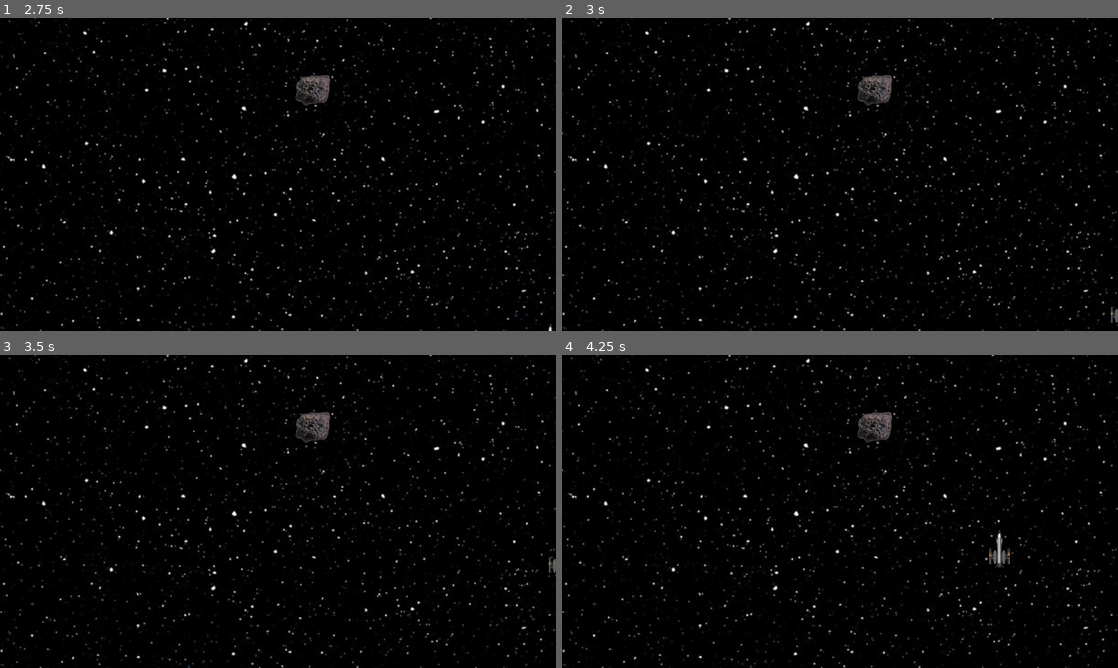
Above: before the commit, frames 1-4 (two rows, left to right).
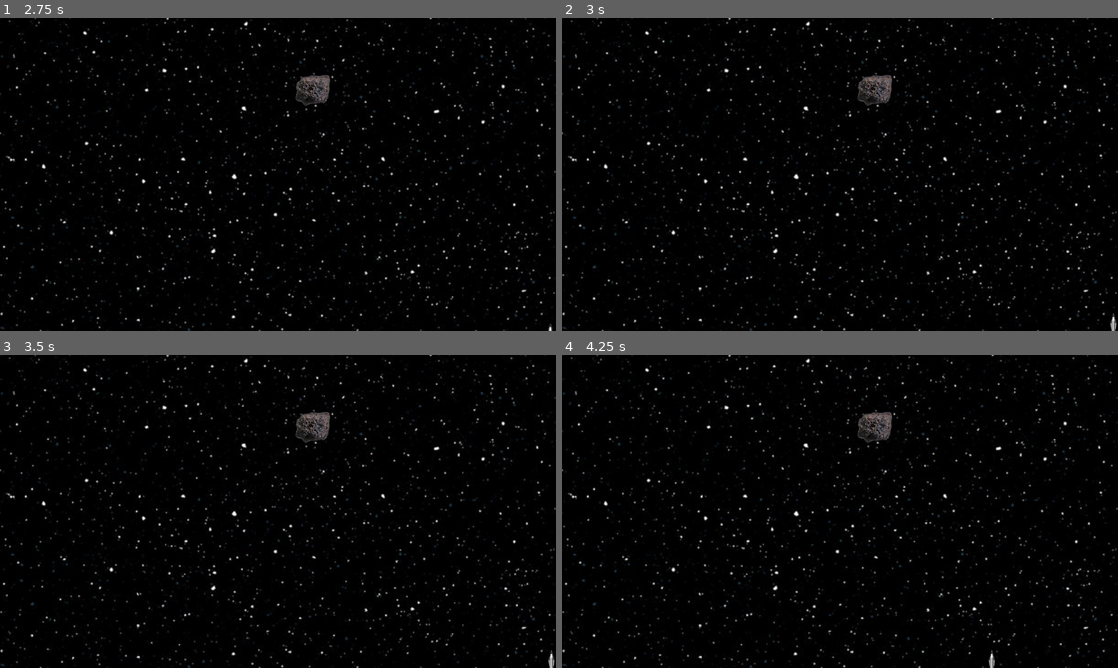
Above: after the commit, the same moments.

Repository: niiad/space
Game: Godot game, scene res://scenes/level.tscn
Same seed, same stepped clock (60 frames per second), same inputs: the game is played once before the commit and once after it.
Inputs:
- Up to frame 1 (2.75 s): tap Enter at 0.5 s; hold Right (right) 0.53-1.28 s; hold Down (down) 1.28-2.03 s; hold Right (right) from 2.03 s (still down)
- Up to frame 2 (3 s): release Right (right) at 2.78 s; hold Up (up) from 2.78 s (still down)
- Up to frame 3 (3.5 s): keep holding Up (up)
- Up to frame 4 (4.25 s): release Up (up) at 3.53 s; hold Left (left) from 3.53 s (still down)

Frame 1 is identical in both runs. In frame 2, less than 0.1% of the frame differs, in the area x 98-100%, y 92-100%; in frame 3, less than 0.1%; in frame 4, 0.3%, in the area x 76-81%, y 55-100%.

Commit message:
updated fighter script to collide on right border, added left border

Diff:
--- a/scenes/fighter.gd
+++ b/scenes/fighter.gd
@@ -12,4 +12,6 @@
 func _process(delta):
 	var direction := Input.get_vector("left", "right", "up", "down")
 
-	position += direction * speed * delta
+	velocity = direction * speed
+
+	move_and_slide()
--- a/scenes/level.tscn
+++ b/scenes/level.tscn
@@ -6,6 +6,9 @@
 
 [sub_resource type="RectangleShape2D" id="RectangleShape2D_8su5k"]
 size = Vector2(15.5, 720)
+
+[sub_resource type="RectangleShape2D" id="RectangleShape2D_ojulm"]
+size = Vector2(12, 720)
 
 [node name="Level" type="Node2D"]
 
@@ -22,8 +25,14 @@
 
 [node name="Borders" type="Node2D" parent="."]
 
-[node name="StaticBody2D" type="StaticBody2D" parent="Borders"]
+[node name="RightBorder" type="StaticBody2D" parent="Borders"]
 
-[node name="CollisionShape2D" type="CollisionShape2D" parent="Borders/StaticBody2D"]
+[node name="CollisionShape2D" type="CollisionShape2D" parent="Borders/RightBorder"]
 position = Vector2(1286.25, 360)
 shape = SubResource("RectangleShape2D_8su5k")
+
+[node name="LeftBorder" type="StaticBody2D" parent="Borders"]
+
+[node name="CollisionShape2D" type="CollisionShape2D" parent="Borders/LeftBorder"]
+position = Vector2(-6, 360)
+shape = SubResource("RectangleShape2D_ojulm")
Not shown: 1 places in scenes/level.tscn that only renumber resources
